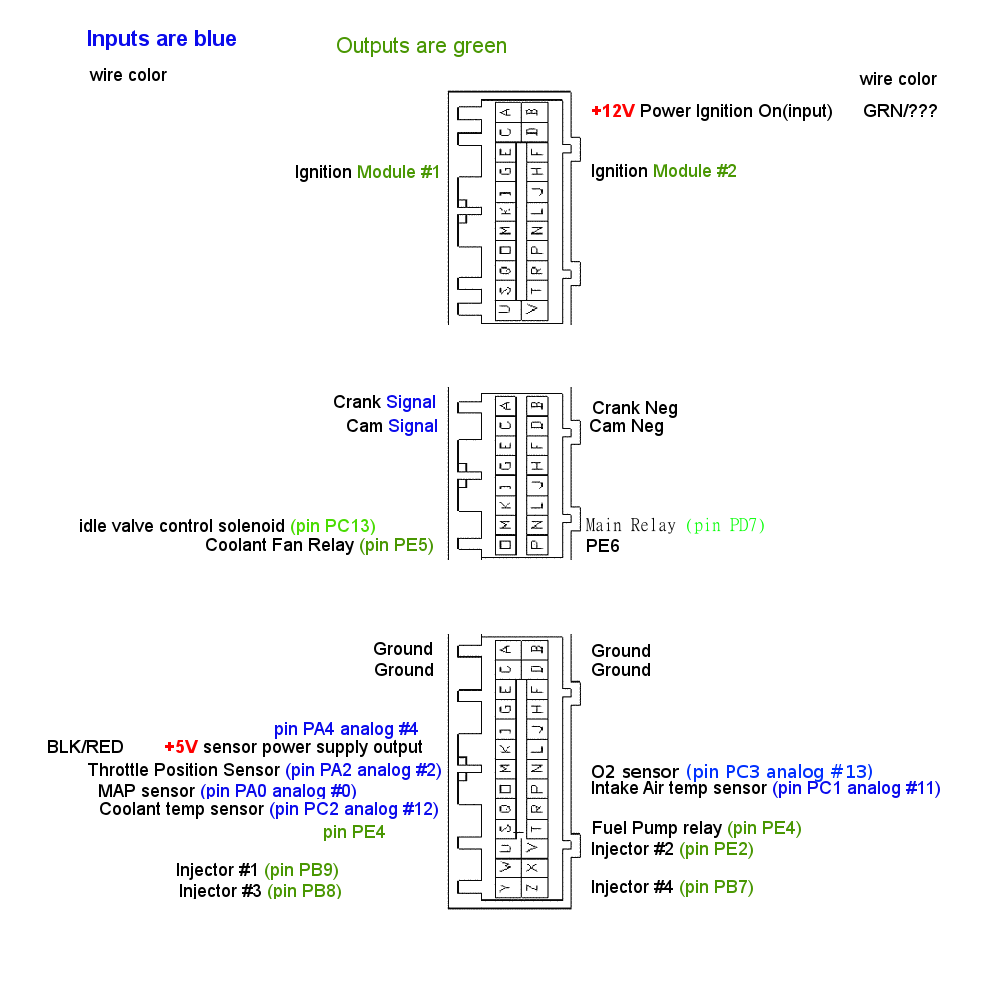
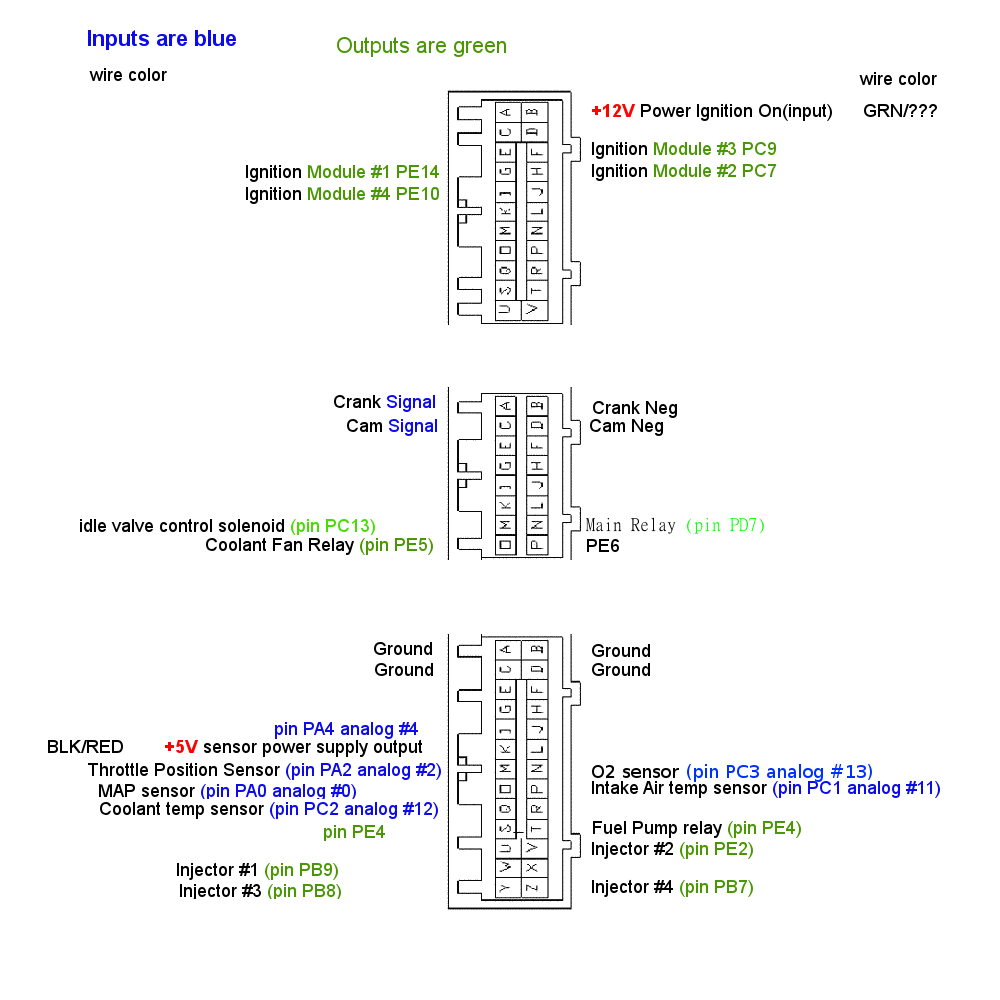
Before/after of a 1000x1000 layered artwork. What changed in the layer stack:
added layer "Ignition Mo... #1" above "Ignition Mo..." over 246, 186, 439, 204
renamed "I..." to "Ignition Mo...", painted on it over 246, 164, 439, 182
added layer "Ignition Module ... #1" above "Ignition Module ..." over 592, 141, 776, 159
painted on "Ignition Module ..." over 743, 164, 776, 177
